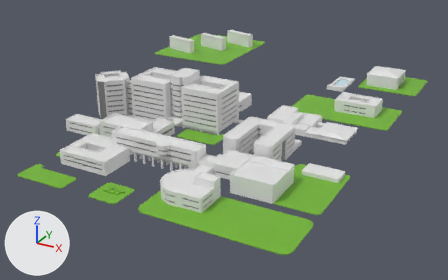
The glTF model public/models/kyutech_map.glb as it was, and as the next commit left it.
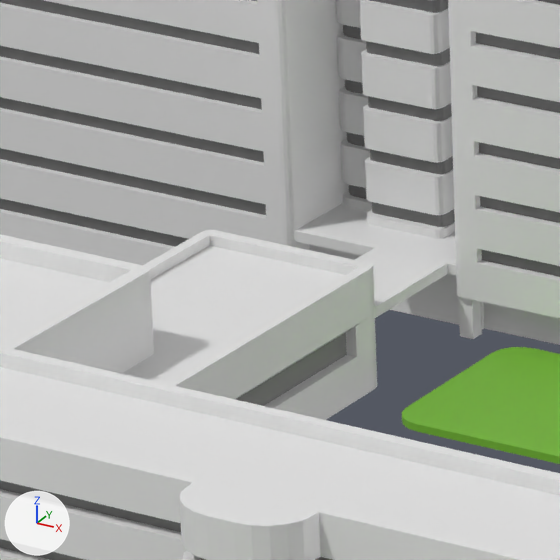
The first picture shows the older version from a 50 mm lens placed at (232.0, -354.0, 177.0), pointed at (8.0, 53.0, -27.0). The close-ups show both versions on the part from 31% to 43% of the width and 34% to 53% of the height of that picture; other places that the commit changed are outside them. Every picture has the same lights, and +X, +Y and +Z are marked at lower left. Where no turn or scale is listed for an object, it has been applied to the vertices.

The first close-up shows 'キャリア支援室', '共通教育研究棟', '平面.010', '情報基盤センター', '研究棟中央', '研究棟東', '研究棟柱3', '研究棟西', '研究棟通路屋根'.
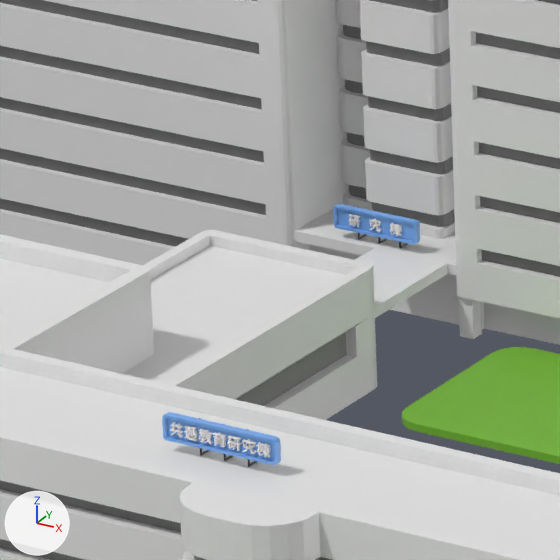
What the commit changed:
Material 'マテリアル.013' (mat_マテリアル_013) is new.
Its base color is (1.0, 1.0, 1.0) (white #ffffff).
Material 'Material.008' (mat_material_008) is new.
Its base color is (0.184, 0.413, 0.88) (blue #77acf1).
Its roughness is 0.4.
Material 'マテリアル.005' (mat_マテリアル_005) is new.
Its base color is (1.0, 1.0, 1.0) (white #ffffff).
Material 'Material.004' (mat_material_004) is new.
Its base color is (0.184, 0.413, 0.88) (blue #77acf1).
Its roughness is 0.4.
Mesh me_テキスト_013 is new.
It has 2162 vertices, 4324 faces and spans x 0.04..4.45, y -0.14..0.14, z -0.08..0.81.
It uses material mat_マテリアル_013 (white #ffffff).
Mesh me_cube_011 is new.
It has 120 vertices, 236 faces and spans x -1.49..1.0, y -6.45..1.0, z -1.0..1.0.
It uses material mat_material_008 (blue #77acf1).
Mesh me_テキスト_009 is new.
It has 4500 vertices, 9004 faces and spans x 0.07..7.38, y -0.14..0.14, z -0.09..0.81.
It uses material mat_マテリアル_005 (white #ffffff).
Mesh me_cube_007 is new.
It has 120 vertices, 236 faces and spans x -1.49..1.0, y -7.18..1.7, z -1.0..1.0.
It uses material mat_material_004 (blue #77acf1).
Object 'テキスト.006' (ob_テキスト_006) is new; it shows me_テキスト_013.
Its location is (-8.88, 3.72, 6.73).
Object 'Cube.004' (ob_cube_004) is new; it shows me_cube_011.
Its location is (-9.18, 3.91, 7.1).
Its rotation in degrees is (0, 0, -90).
Its scale is (-0.2, -0.937, -0.854).
Object 'テキスト.003' (ob_テキスト_003) is new; it shows me_テキスト_009.
Its location is (17.35, -55.6, 18.52).
Object 'Cube.001' (ob_cube_001) is new; it shows me_cube_007.
Its location is (18.48, -55.42, 18.89).
Its rotation in degrees is (0, 0, -90).
Its scale is (-0.2, -0.94, -0.857).

Boxes [x1, y1, x2, y2] around the edits, measured in the close-ups (560 x 560 px):
'Cube.001', added (blue)
    after: [162, 412, 281, 465]
'Cube.004', added (blue)
    after: [333, 204, 420, 245]
'テキスト.003', added
    after: [170, 422, 271, 458]
'テキスト.006', added
    after: [349, 214, 402, 236]
